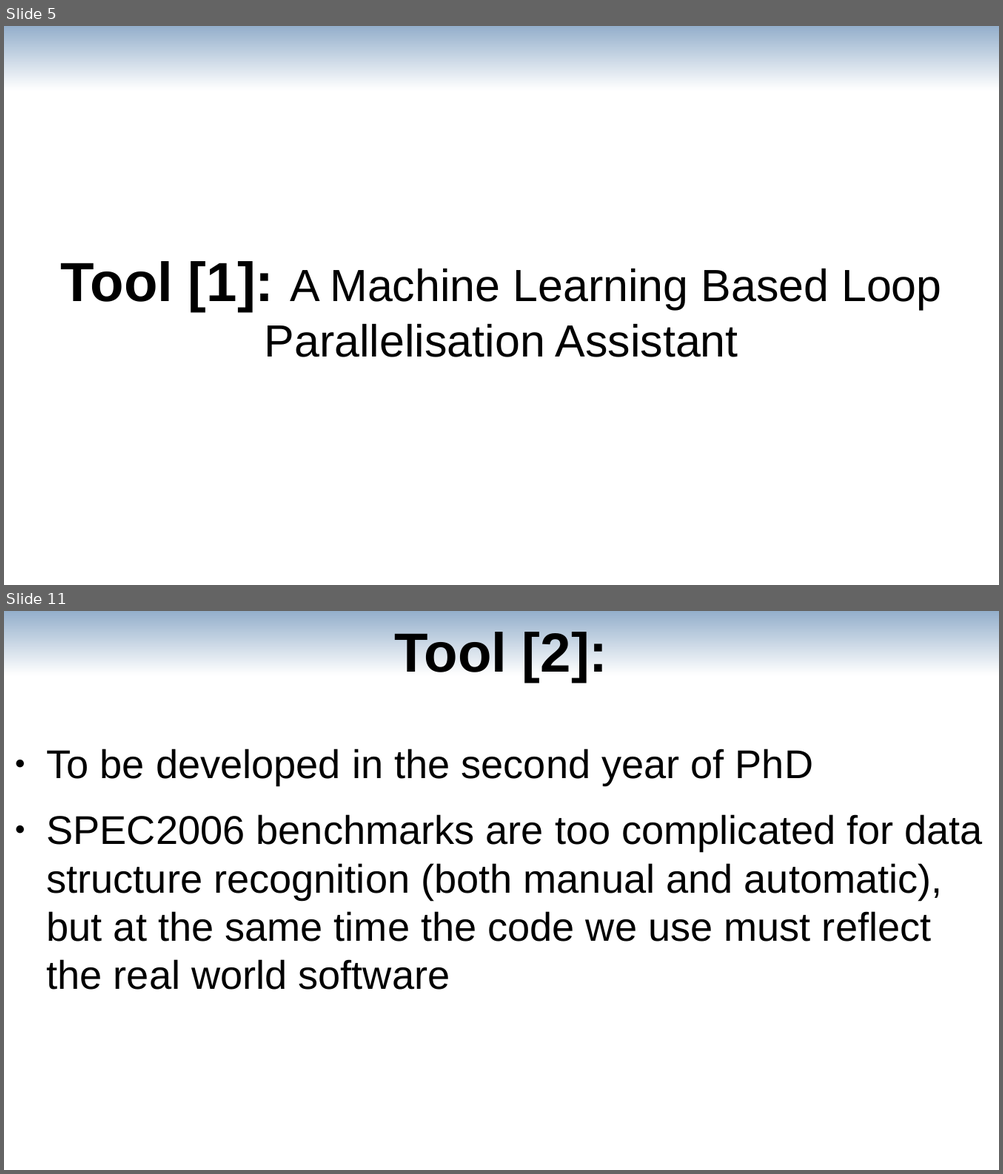
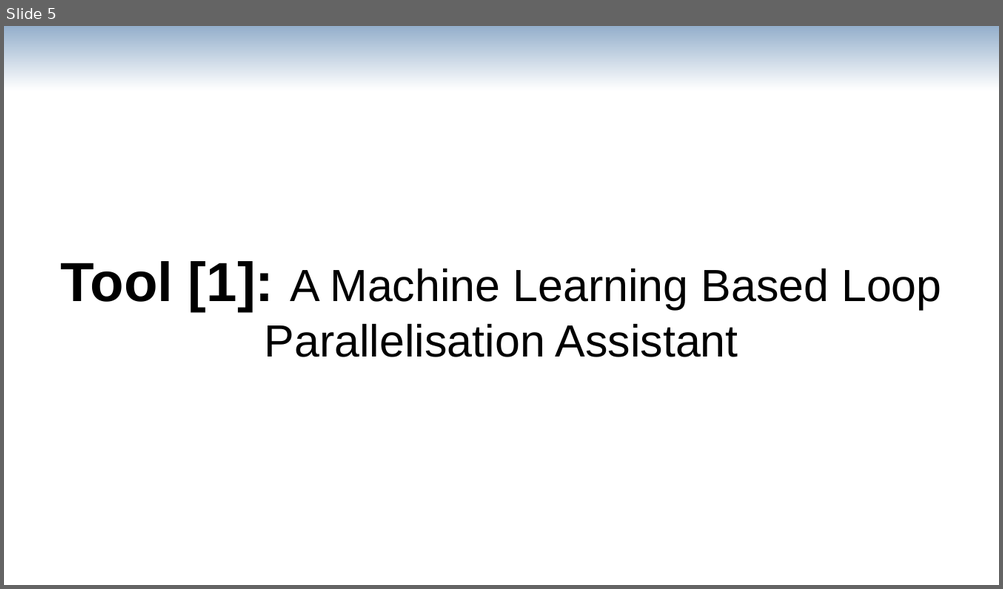
Before and after one commit to av-maramzin/DCP, a slide deck: doc/first_year_review/presentation.odp. Shown one above the other, each under a label of ours: slides 5 and 11 before the commit, slide 5 after it; the slides between them are not shown. The pictures are 1003x1174 and 1003x589 pixels, drawn with LibreOffice and Linux fonts; fonts in the diff are those of the drawing. Boxes give left, top, right and bottom in pixels: in the first picture for what was removed or moved away, otherwise in the second. Text is boxed around its words. In the diff, an @@ line names an element or a change of style, - is before the commit and + after.

Commit message:
[+] First Year Review Presentation

```diff
--- a/doc/first_year_review/presentation.odp
+++ b/doc/first_year_review/presentation.odp
@@ slide 11 removed at (4, 611, 999, 1170), background #FFFFFF @@
@@ rectangle removed at (4, 611, 999, 675) @@
@@ title removed at (395, 632, 608, 682) @@
-Tool [2]:
@@ text removed at (47, 749, 982, 990) @@
-● To be developed in the second year of PhD
-● SPEC2006 benchmarks are too complicated for data structure recognition (both manual and automatic), but at the same time the code we use must reflect the real world software
```
Also in this commit, not shown: 11 slides changed, 5 slides added, 5 other slides removed, 2 other files.
